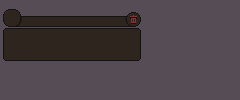
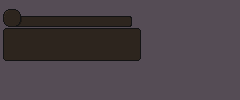
The second 240×100 image is a revision of the first. Changes to its layers:
removed layer "DiscardItemIcon.png" over [125, 12, 141, 27]
